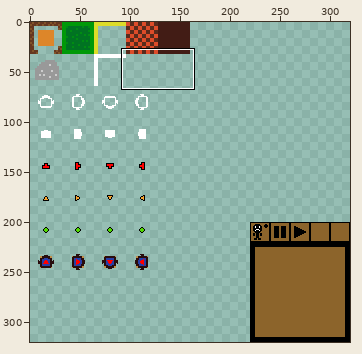
Edited in one commit: sprite sheet (MazeMasterContent/sprite.png). Above: a wide view before the commit, with the close-up outlined.
Close-up. The starting point:
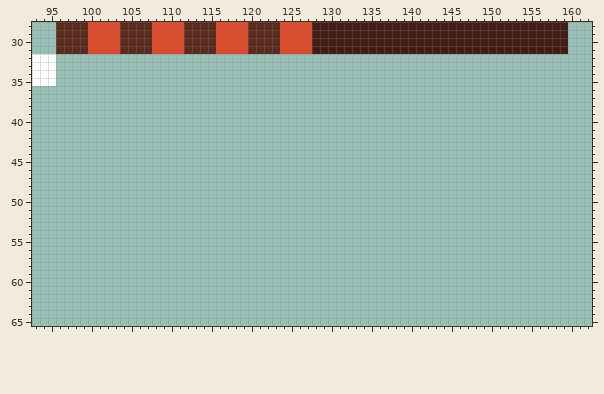
The file is 320x320 pixels. Shown: x 93..162, y 28..65.
Now the later version:
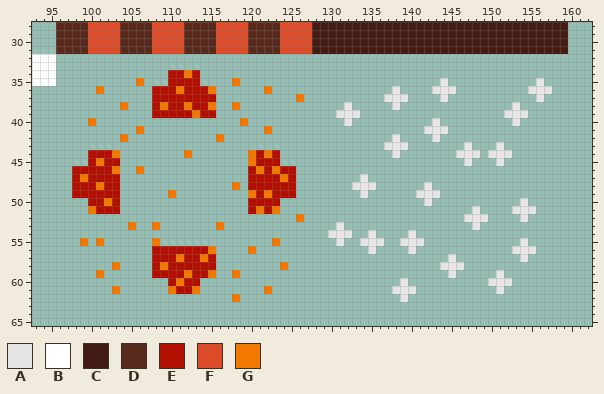
Palette (. is transparent): A #e6e6e6  B #ffffff  C #421c15  D #592b1c  E #b20f00  F #dd4c29  G #f27900
What changed:
@@ x 93..162 @@
 33 BBB...................................................................
-34 BBB...................................................................
-35 BBB...................................................................
-36 ......................................................................
-37 ......................................................................
-38 ......................................................................
-39 ......................................................................
-40 ......................................................................
-41 ......................................................................
-42 ......................................................................
-43 ......................................................................
-44 ......................................................................
-45 ......................................................................
-46 ......................................................................
-47 ......................................................................
-48 ......................................................................
-49 ......................................................................
-50 ......................................................................
-51 ......................................................................
-52 ......................................................................
-53 ......................................................................
-54 ......................................................................
-55 ......................................................................
-56 ......................................................................
-57 ......................................................................
-58 ......................................................................
-59 ......................................................................
-60 ......................................................................
-61 ......................................................................
-62 ......................................................................
+34 BBB..............EEGE.................................................
+35 BBB..........G...EEEE....G.........................A...........A......
+36 ........G......EEEGEEEG......G...............A....AAA.........AAA.....
+37 ...............EEEEEEEE..........G..........AAA....A...........A......
+38 ...........G...EGEEGEEG..G.............A.....A..............A.........
+39 ...............EEEEEGEE...............AAA..................AAA........
+40 .......G..................G............A..........A.........A.........
+41 .............G...............G...................AAA..................
+42 ...........G...........G.....................A....A...................
+43 ............................................AAA.......A...A...........
+44 .......EEEG........G.......GEGE..............A.......AAA.AAA..........
+45 .......EGEE................GEEE.......................A...A...........
+46 .....EEEEEG..G.............EGEGEE.....................................
+47 .....EGEEEE................EEEEGE........A............................
+48 .....EEEGEE..............G.EEEEEE.......AAA......A....................
+49 .....EEEEEE......G.........GEGEEE........A......AAA...................
+50 .......EEGE................EEEE..................A...........A........
+51 .......GEEE................EGEG........................A....AAA.......
+52 .................................G....................AAA....A........
+53 ............G..G.......G..............A................A..............
+54 .....................................AAA..A....A......................
+55 ......G.G......G..............G.......A..AAA..AAA............A........
+56 ...............EEEEEEEG....G..............A....A............AAA.......
+57 ...............EEEGEEGE.............................A........A........
+58 ..........G....EGEEEEEE........G...................AAA................
+59 ........G......EEEEGEEG..G..........................A.....A...........
+60 .................EGEE.........................A..........AAA..........
+61 ..........G......GEEG........G...............AAA..........A...........
+62 .........................G....................A.......................
 63 ......................................................................
